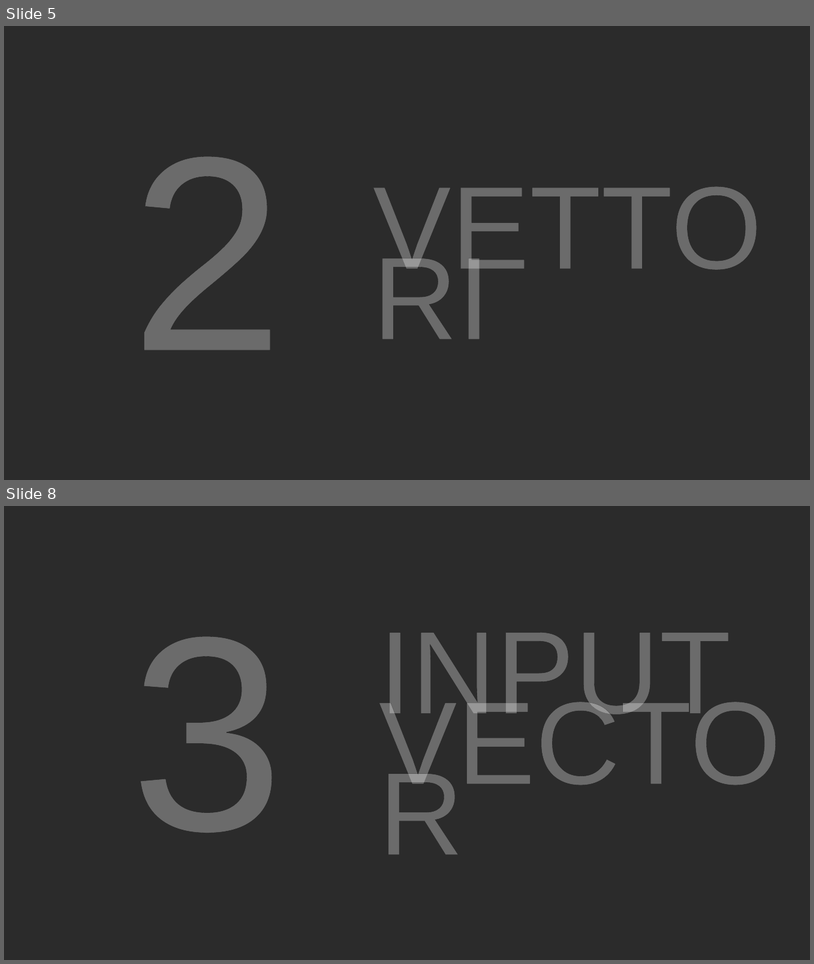
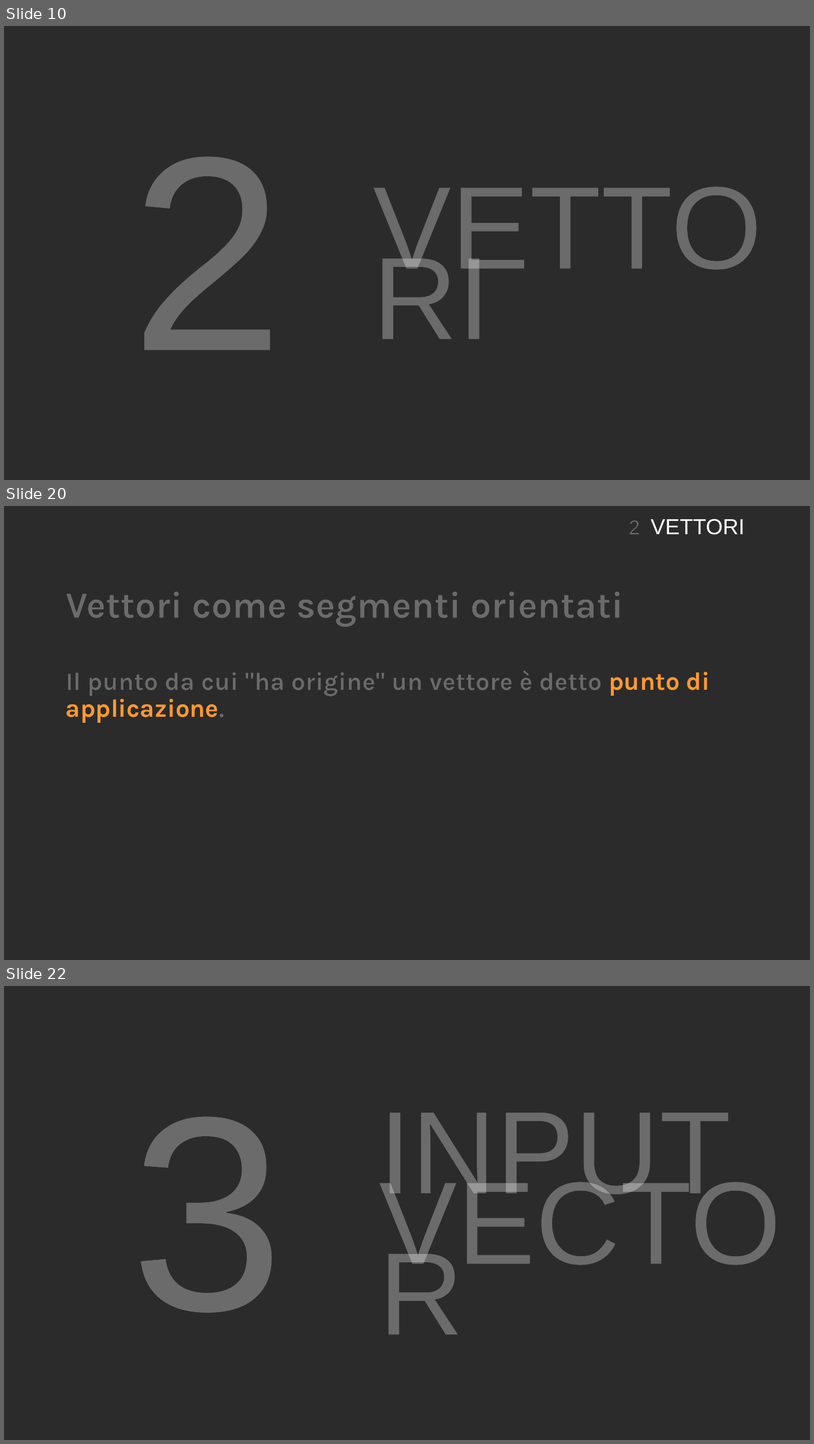
Before and after one commit to rpg-course-godot-lessons/godot-lessons-material, a slide deck: 02_player/01_player.pptx. Shown one above the other, each under a label of ours: slides 5 and 8 before the commit, slides 10, 20 and 22 after it; the slides between them are not shown. The pictures are 814x964 and 814x1444 pixels, drawn with LibreOffice and Linux fonts; fonts in the diff are those of the drawing; background and template pictures are left out; a plain dark background stands for a picture behind light text. Boxes give left, top, right and bottom in pixels: in the first picture for what was removed or moved away, otherwise in the second. Text is boxed around its words. In the diff, an @@ line names an element or a change of style, - is before the commit and + after.

```diff
--- a/02_player/01_player.pptx
+++ b/02_player/01_player.pptx
@@ slide 20 added at bbox=[4, 506, 810, 960], background picture (left out) @@
@@ text added at bbox=[629, 520, 641, 534], 24 pt, text #FFFFFF @@
+2
@@ text added at bbox=[651, 519, 744, 535], 25.9 pt, text #FFFFFF @@
+VETTORI
@@ title added at bbox=[65, 592, 624, 627], 44 pt, text #FFFFFF, bold @@
+Vettori come segmenti orientati
@@ text added at bbox=[65, 670, 710, 723], 30 pt, text #FFFFFF, bold @@
+Il punto da cui "ha origine" un vettore è detto punto di applicazione.
@@ what was slide 5 is now slide 10 @@
@@ what was slide 8 is now slide 22 @@
```
Also in this commit, not shown: 2 slides changed, 20 other slides added.
